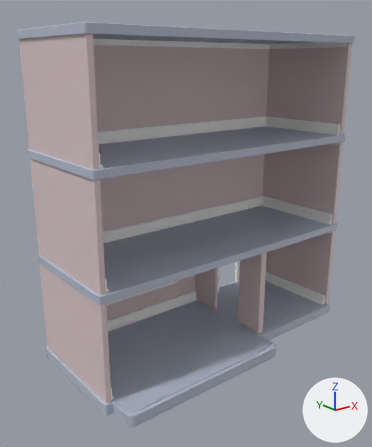
What one commit did to the FBX model realtime-short/Assets/Environment/Models/sm_Maison_Salon.fbx.
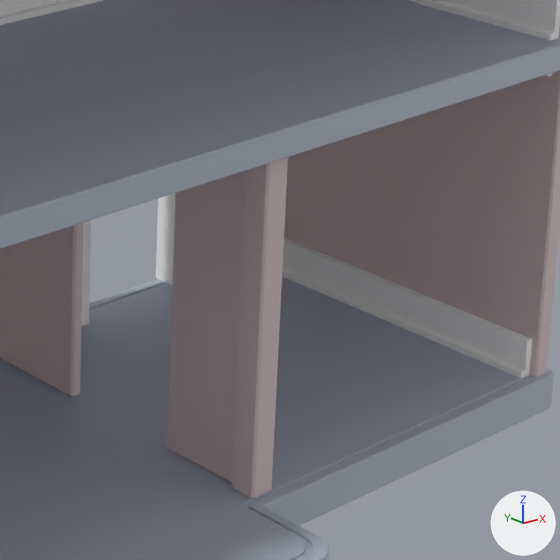
Old and new are each drawn whole from a 50 mm lens placed at (-12.91, -8.92, 7.71), pointed at (-4.61, 1.46, 3.56) and again close up on the part from 53% to 89% of the width and 48% to 78% of the height. Lighting does not change. The marker at lower right points along +X, +Y and +Z. Where no turn or scale is listed for an object, it has been applied to the vertices.

The first close-up shows 'MurInterior', 'MursBase', 'Planchers', 'PlinthesNFrames'.
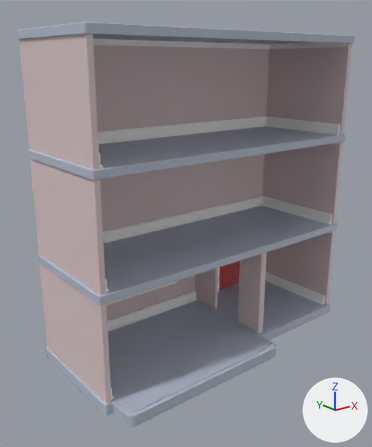
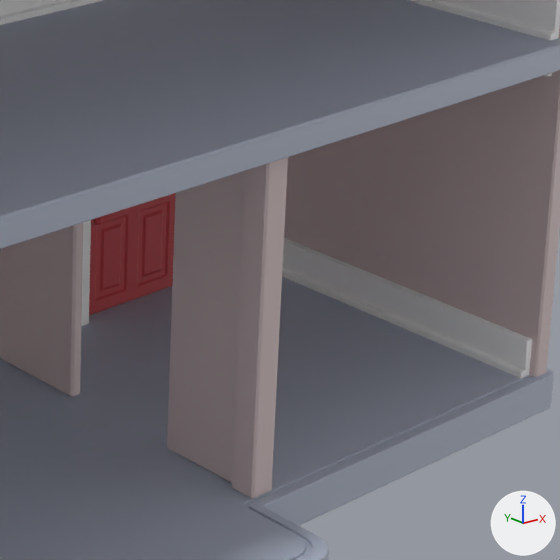
Location of each change, (x1, y1, x2, y2) in pixels of the close-ups (560 x 560 px):
'sm_Door', added (red): after (89, 193, 176, 315)

Edits to the bpy script that builds the scene:
```text
Add mat_mat_door:
    mat_mat_door = principled_material('Mat_Door')
    mat_mat_door.base_color = (0.54, 0.0423, 0.0524)  # red #c23a41
Add me_mesh_004:
    me_mesh_004.from_pydata(...)  # 257 vertices, 254 faces; spans x -1.0..0.0, y -0.09..0.09, z 0.0..2.0
    me_mesh_004.materials.append(mat_mat_door)  # red #c23a41
Add ob_sm_door:
    ob_sm_door = bpy.data.objects.new('sm_Door', me_mesh_004)
    ob_sm_door.location = (-1.0, 2.956, 0.3)
```
